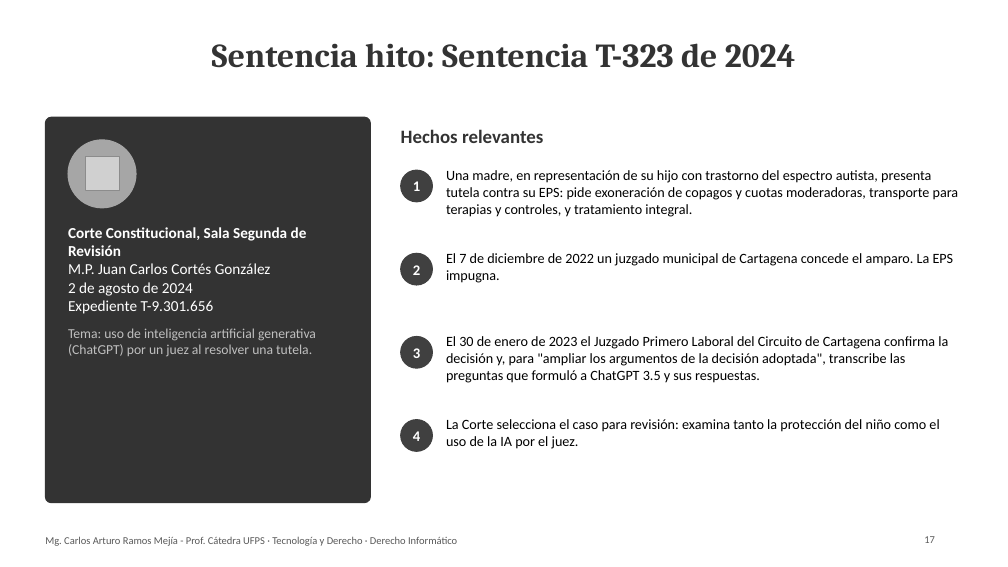
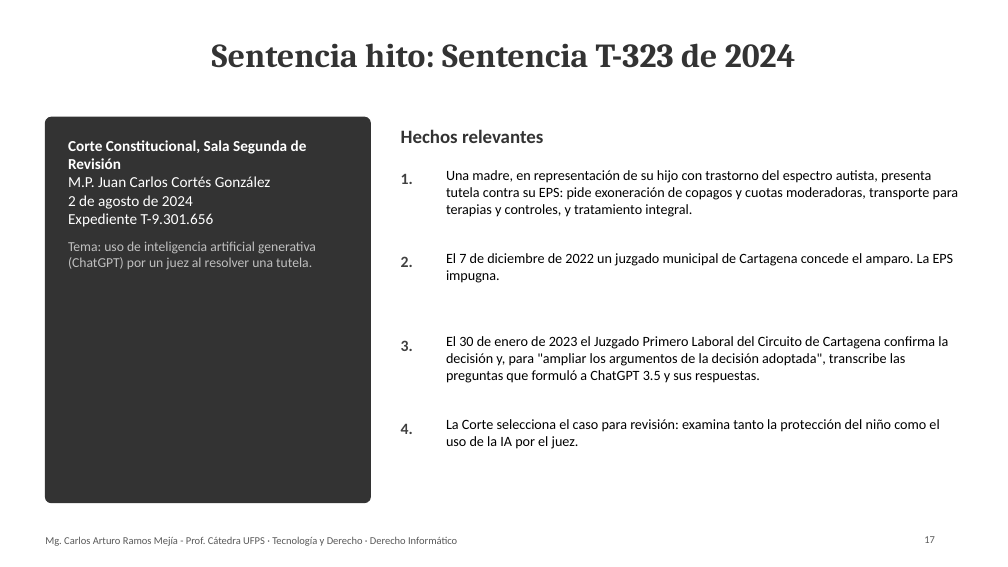
Before and after one commit to Arturoramos22/Arturoramos22, a slide deck: slide 17 of clase-derecho-informatico/DIAPOSITIVAS.pptx. Drawn at 1008x567 pixels with LibreOffice and Linux fonts; fonts in the diff are those of the drawing; grey boxes stand for pictures. Boxes give left, top, right and bottom in pixels: in the first picture for what was removed or moved away, otherwise in the second. Text is boxed around its words. In the diff, an @@ line names an element or a change of style, - is before the commit and + after.

```diff
--- a/clase-derecho-informatico/DIAPOSITIVAS.pptx
+++ b/clase-derecho-informatico/DIAPOSITIVAS.pptx
@@ text "Corte Constitucional, Sala Segunda de ...": place and size @@
-text "Corte Constitucional, Sala Segunda de ..." at (68, 227, 316, 357)
+text "Corte Constitucional, Sala Segunda de ..." at (68, 140, 316, 270)
@@ ellipse removed at (68, 140, 136, 208) @@
@@ picture removed at (85, 157, 119, 191) @@
@@ text at (401, 173, 413, 184): text changed; size 14 to 15 pt; text colour #FFFFFF to #404040 @@
-1
+1.
@@ ellipse removed at (401, 170, 433, 202) @@
@@ text at (401, 256, 413, 267): text changed; size 14 to 15 pt; text colour #FFFFFF to #404040 @@
-2
+2.
@@ ellipse removed at (401, 253, 433, 285) @@
@@ text at (401, 340, 413, 351): text changed; size 14 to 15 pt; text colour #FFFFFF to #404040 @@
-3
+3.
@@ ellipse removed at (401, 337, 433, 368) @@
@@ text at (401, 423, 413, 434): text changed; size 14 to 15 pt; text colour #FFFFFF to #404040 @@
-4
+4.
@@ ellipse removed at (401, 420, 433, 451) @@
```
Also in this commit, not shown: 17 other slides changed, 2 other files.
